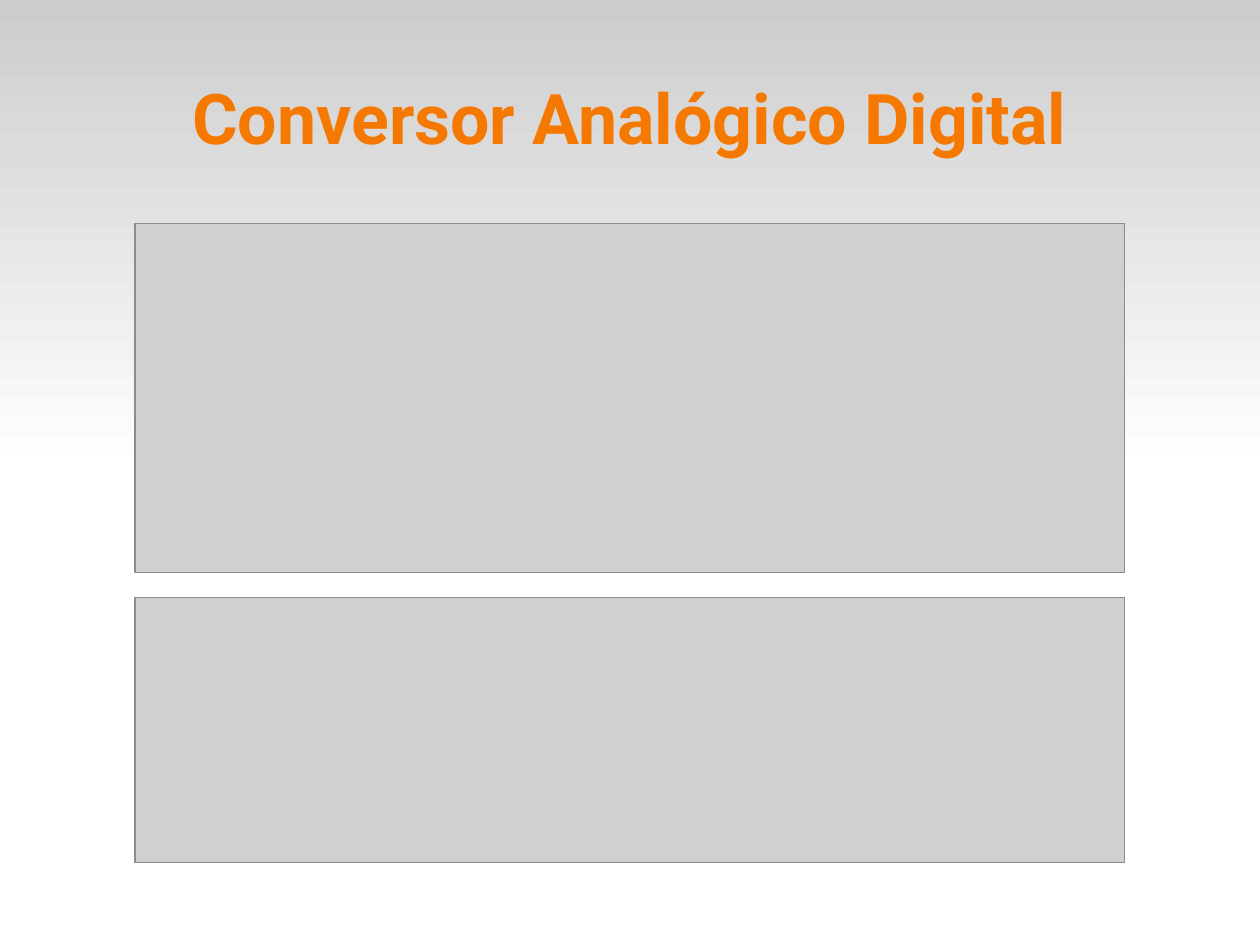
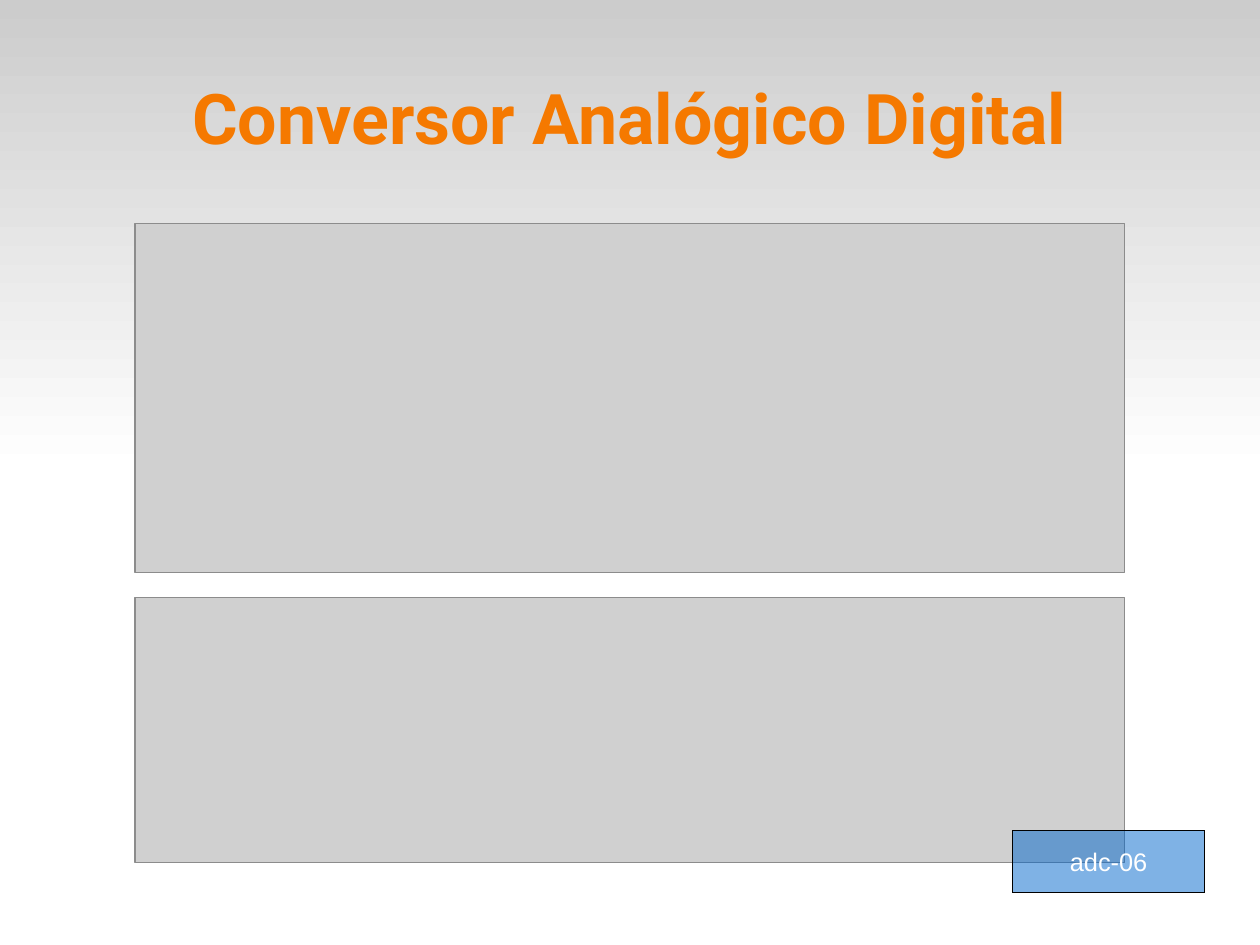
Before and after one commit to fsantanna-uerj/SE, a slide deck: slide 12 of Slides/se-03-adc.odp. Drawn at 1260x945 pixels with LibreOffice and Linux fonts; fonts in the diff are those of the drawing; grey boxes stand for pictures. Boxes give left, top, right and bottom in pixels: in the first picture for what was removed or moved away, otherwise in the second. Text is boxed around its words. In the diff, an @@ line names an element or a change of style, - is before the commit and + after.

```diff
--- a/Slides/se-03-adc.odp
+++ b/Slides/se-03-adc.odp
@@ rectangle added at (x1=1013, y1=830, x2=1205, y2=892), fill #0066CC at 50% opacity, outline #000000 0 pt, 16 pt, text #FFFFFF @@
+adc-06
```
Also in this commit, not shown: 4 other slides changed, 7 other files.
